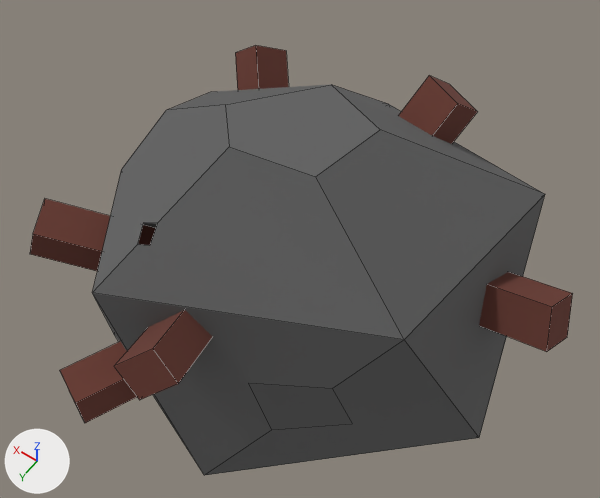
Renders of the FBX model Assets/Models/IronNode.fbx from each side of a commit.
One viewpoint serves both versions: a camera (50 mm lens) standing at (-1.31, 1.68, 3.22) and looking at (-0.11, 0.0, 0.59). The lights are fixed; the arrows at lower left show +X, +Y and +Z. Mesh edges are drawn as thin lines. Vertices at the same position are counted once.
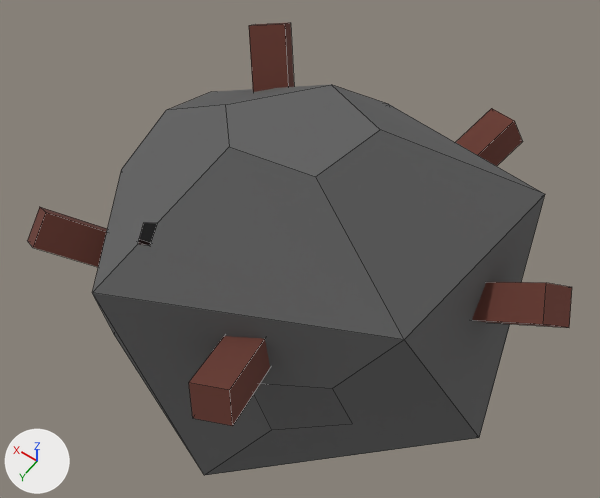
Commit message: IronNode fix

Location of each change, [x1, y1, x2, y2] in pixels of the pictures (600 x 498 px):
'Cube', reshaped: before [114, 310, 212, 400]; after [27, 23, 572, 426]
'Cube.004', deleted: before [479, 272, 573, 352]
'Cube.005', deleted: before [30, 199, 156, 271]
'Cube.002', deleted: before [60, 342, 137, 423]
'Cube.001', deleted: before [398, 75, 478, 144]
'Cube.003', deleted: before [235, 45, 289, 90]

What the commit changed:
me_cube_001 is used by ob_cube; location (0.0, 0.0, 0.0).
me_cube_001 had 8 vertices, 6 faces and spanned x -0.239..0.311, y -0.306..0.927, z 0.26..0.963.
me_cube_001 now has 40 vertices, 30 faces and spans x -1.159..0.756, y -1.069..0.874, z 0.152..1.25.
me_cube_001 part 1: the whole mesh is rebuilt.
Object 'Cube.003' (ob_cube_003) is deleted.
Object 'Cube.005' (ob_cube_005) is deleted.
Object 'Cube.004' (ob_cube_004) is deleted.
Object 'Cube.002' (ob_cube_002) is deleted.
Object 'Cube.001' (ob_cube_001) is deleted.
